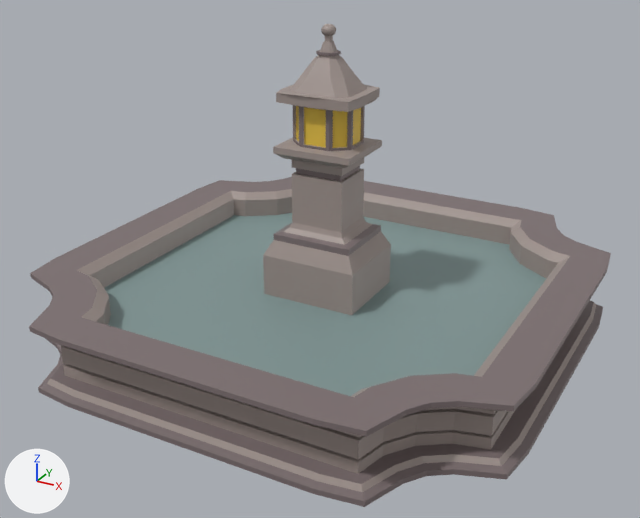
The FBX model Assets/Cenário/Estufa/fonte.fbx: old version first, new version second.
Before and after are seen from a 50 mm camera at (108.29, -66.36, 5.08) aimed at (104.47, -59.43, 1.61). The lights are fixed; the arrows at lower left show +X, +Y and +Z. Where no turn or scale is listed for an object, it has been applied to the vertices.
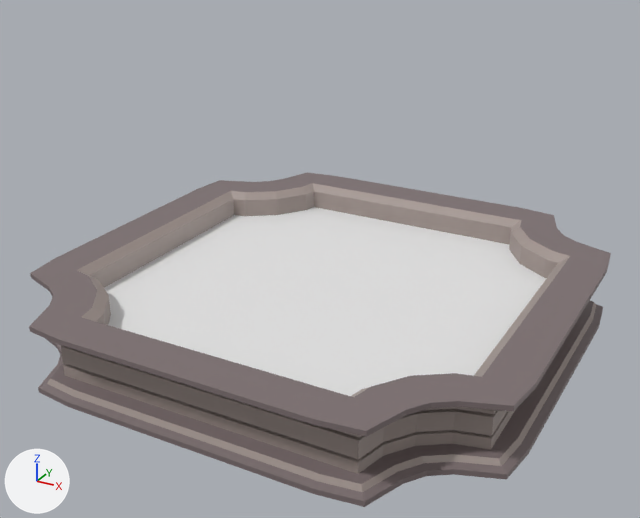
Where the newer file only moved an object's origin or applied its transform, the numbers keep the older frame.

Changed parts and their boxes [x1, y1, x2, y2] in the pictures (640 x 518 px):
'Cube.051', deleted: before [263, 24, 391, 315]
    faces in mat_estufa (picture img_octo80_32x_png): [263, 24, 391, 315]
    faces in mat_luz (yellow #e7c346): [296, 106, 361, 148]
part 1 of me_cube_053, recoloured (grey to white): [104, 213, 547, 396] in both

The edits, one by one:
Material 'Material.001' (mat_material_001) is new.
Its base color is (0.8, 0.8, 0.8) (white #e7e7e7).
me_cube_053 has 652 vertices, 634 faces and spans x -2.5..2.5, y -2.5..2.5, z 0.93..1.6.
me_cube_053 is used by ob_cube_049; location (104.402, -59.129, -0.159).
me_cube_053 part 1: all 9 faces centred in x -1.62..1.62, y -1.62..1.62, z 1.32 switch from mat_estufa (picture img_octo80_32x_png) to mat_material_001 (white #e7e7e7).
Object 'Cube.051' (ob_cube_051) is deleted.
